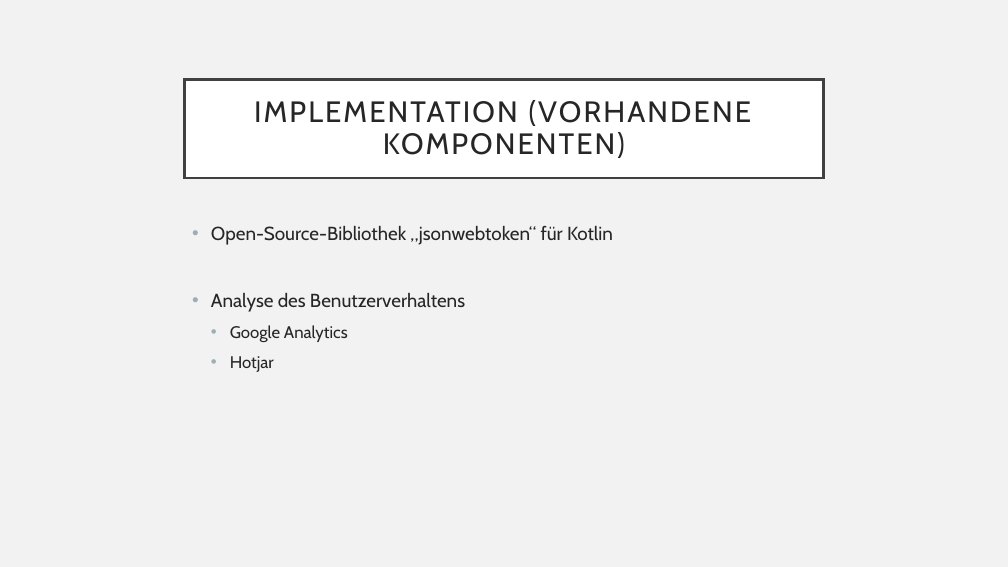
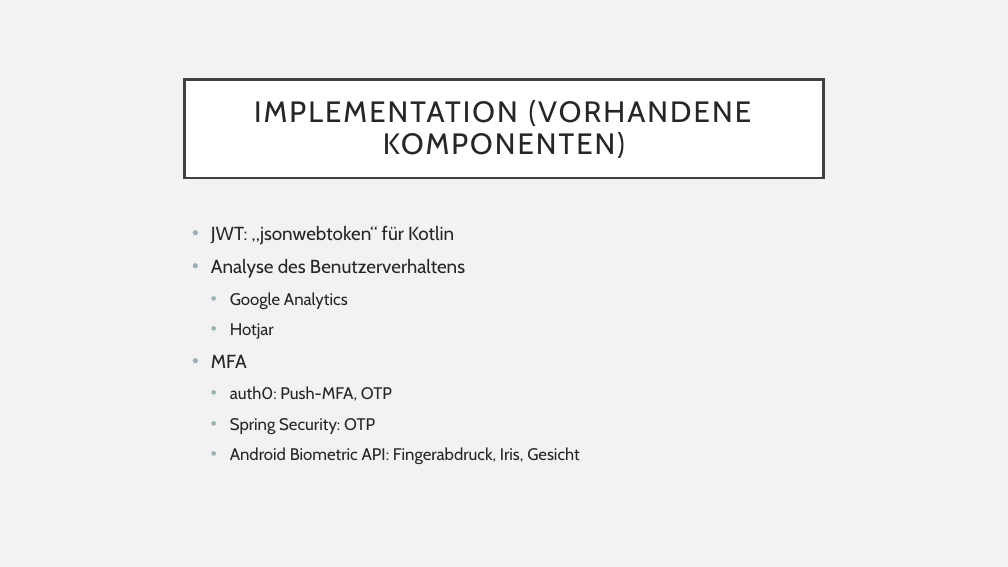
Before and after one commit to MGrunsch/Cyber-Project, a slide deck: slide 10 of Projektvorbereitung/Projektvorbereitung.pptx. Drawn at 1008x567 pixels with LibreOffice and Linux fonts; fonts in the diff are those of the drawing. Boxes give left, top, right and bottom in pixels: in the first picture for what was removed or moved away, otherwise in the second. Text is boxed around its words. In the diff, an @@ line names an element or a change of style, - is before the commit and + after.

```diff
--- a/Projektvorbereitung/Projektvorbereitung.pptx
+++ b/Projektvorbereitung/Projektvorbereitung.pptx
@@ text at <box>211,226,454,245</box>: text changed @@
-• Open-Source-Bibliothek „jsonwebtoken“ für Kotlin
+• JWT: „jsonwebtoken“ für Kotlin
@@ text at <box>211,354,579,464</box>: paragraphs added @@
+• MFA
+  • auth0: Push-MFA, OTP
+  • Spring Security: OTP
+  • Android Biometric API: Fingerabdruck, Iris, Gesicht
```
Also in this commit, not shown: 3 other slides changed, 1 other file.
